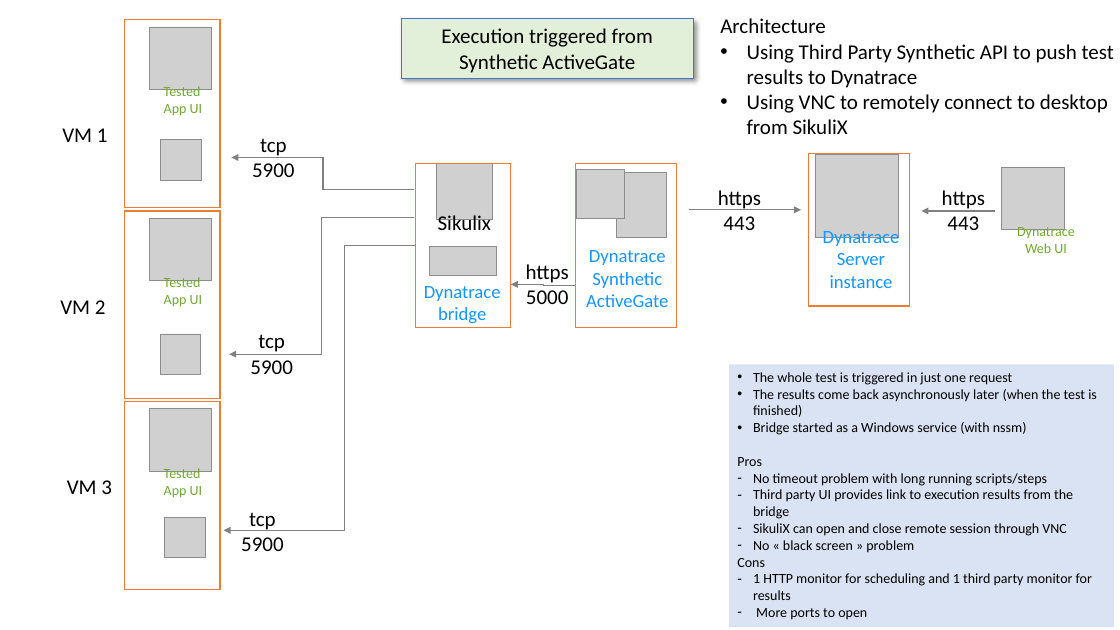
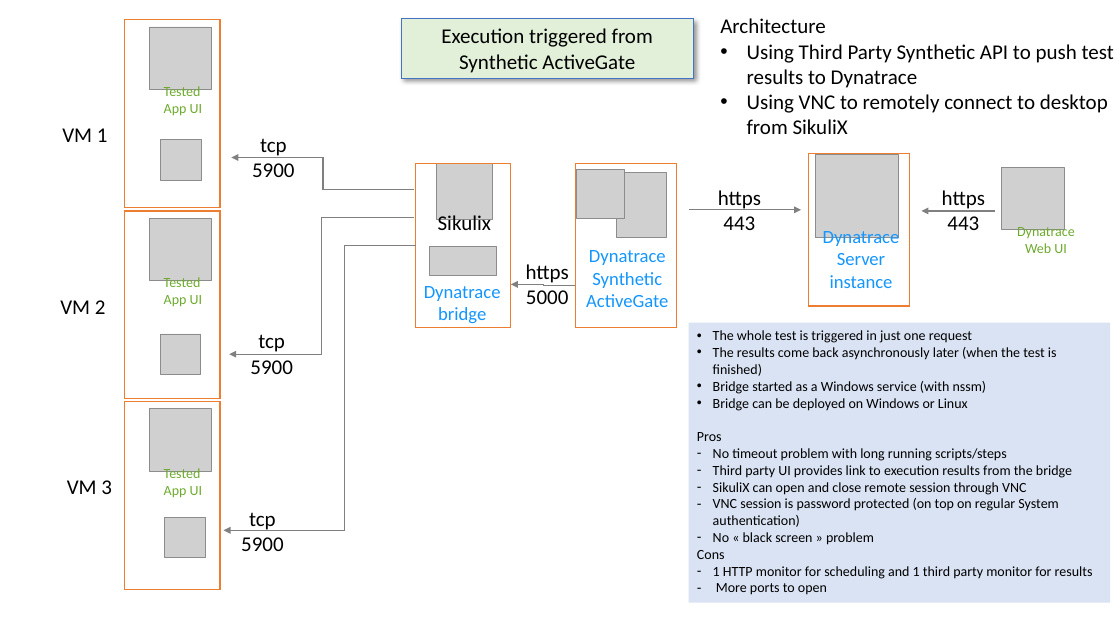
Before and after one commit to LO-RAN/dt_sikulix_bridge, a slide deck: slide 1 of documentation/dt_sikulix_bridge.pptx. Drawn at 1120x630 pixels with LibreOffice and Linux fonts; fonts in the diff are those of the drawing; grey boxes stand for pictures; background and template pictures are left out. Boxes give left, top, right and bottom in pixels: in the first picture for what was removed or moved away, otherwise in the second. Text is boxed around its words. In the diff, an @@ line names an element or a change of style, - is before the commit and + after.

Commit message:
Linux executable

```diff
--- a/documentation/dt_sikulix_bridge.pptx
+++ b/documentation/dt_sikulix_bridge.pptx
@@ rectangle "The whole test is triggered ...": place and size @@
-rectangle "The whole test is triggered ..." at [729, 365, 1114, 628]
+rectangle "The whole test is triggered ..." at [689, 323, 1111, 602]
@@ text in rectangle at [713, 398, 968, 411]: paragraph added @@
+• Bridge can be deployed on Windows or Linux
@@ text in rectangle at [713, 498, 1058, 527]: paragraph added @@
+– VNC session is password protected (on top on regular System authentication)
```
Also in this commit, not shown: 1 other slide changed, 1 slide added, 2 other files.
